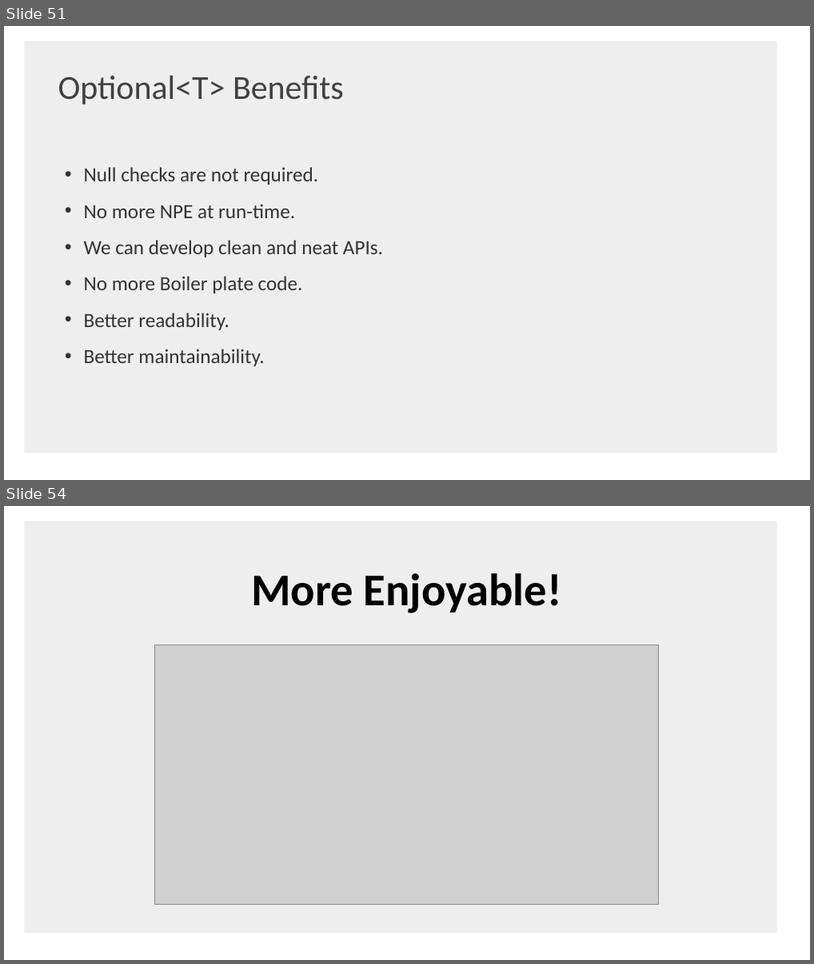
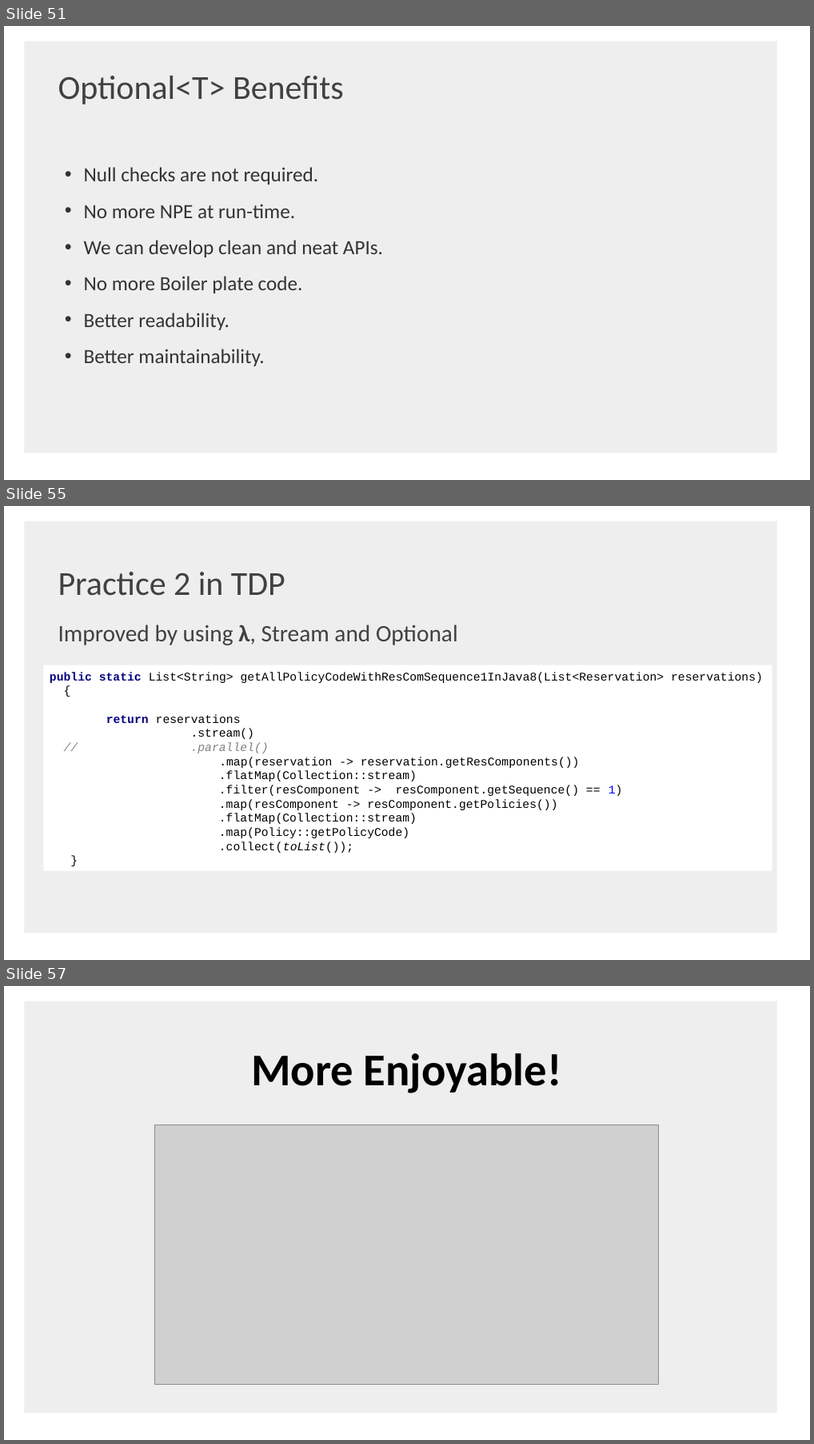
Before and after one commit to shaojie-xu-kp/Java8_lunch_learn, a slide deck: Java 8 & TDP.pptx. Shown one above the other, each under a label of ours: slides 51 and 54 before the commit, slides 51, 55 and 57 after it; the slides between them are not shown. The pictures are 814x964 and 814x1444 pixels, drawn with LibreOffice and Linux fonts; fonts in the diff are those of the drawing; grey boxes stand for pictures; background and template pictures are left out. Boxes give left, top, right and bottom in pixels: in the first picture for what was removed or moved away, otherwise in the second. Text is boxed around its words. In the diff, an @@ line names an element or a change of style, - is before the commit and + after.

```diff
--- a/Java 8 & TDP.pptx
+++ b/Java 8 & TDP.pptx
@@ slide 55 added at (4,506,810,960), background #FFFFFF; not listed: 1 template element that a slide beside it also shows @@
@@ text added at (58,572,286,596), 40 pt, text #414042 @@
+Practice 2 in TDP
@@ text added at (58,624,458,645), 28 pt, text #414042 @@
+Improved by using λ, Stream and Optional
@@ rectangle added at (43,665,772,871), fill #FFFFFF, 14 pt, text #000000 @@
+public static List<String> getAllPolicyCodeWithResComSequence1InJava8(List<Reservation> reservations)
+{
+return reservations
+.stream()
+// .parallel()
+.map(reservation -> reservation.getResComponents())
+.flatMap(Collection::stream)
+.filter(resComponent -> resComponent.getSequence() == 1)
+.map(resComponent -> resComponent.getPolicies())
+.flatMap(Collection::stream)
+.map(Policy::getPolicyCode)
+.collect(toList());
+}
@@ what was slide 54 is now slide 57 @@
```
Also in this commit, not shown: 2 slides changed, 2 other slides added, 1 other file.
